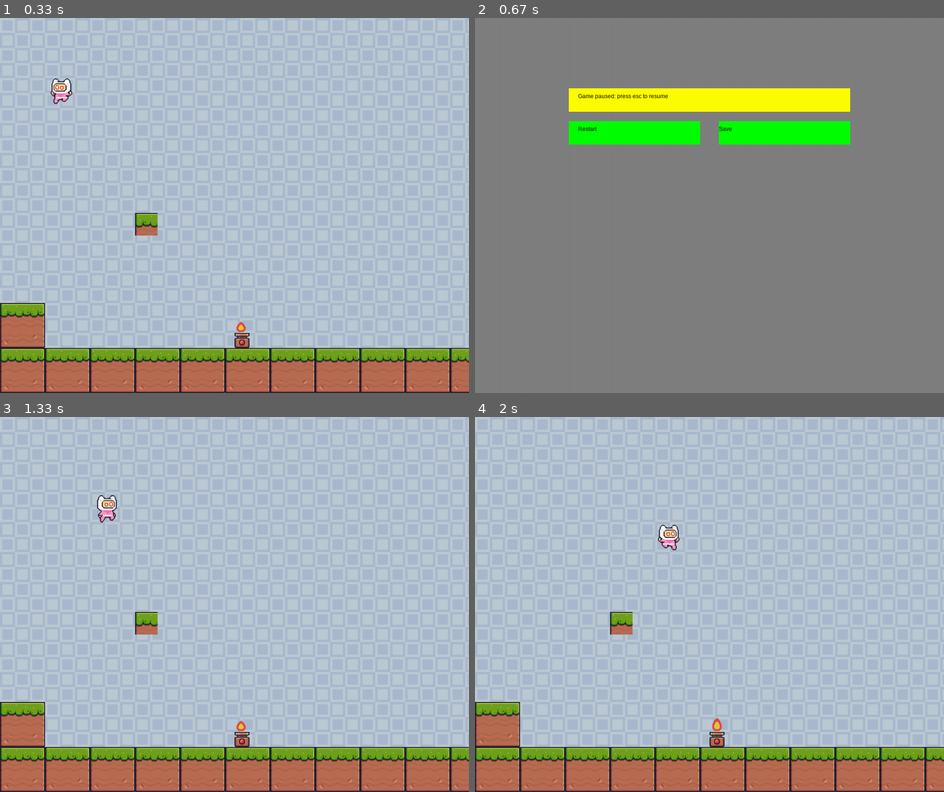
Above: before the commit, frames 1-4 (two rows, left to right).
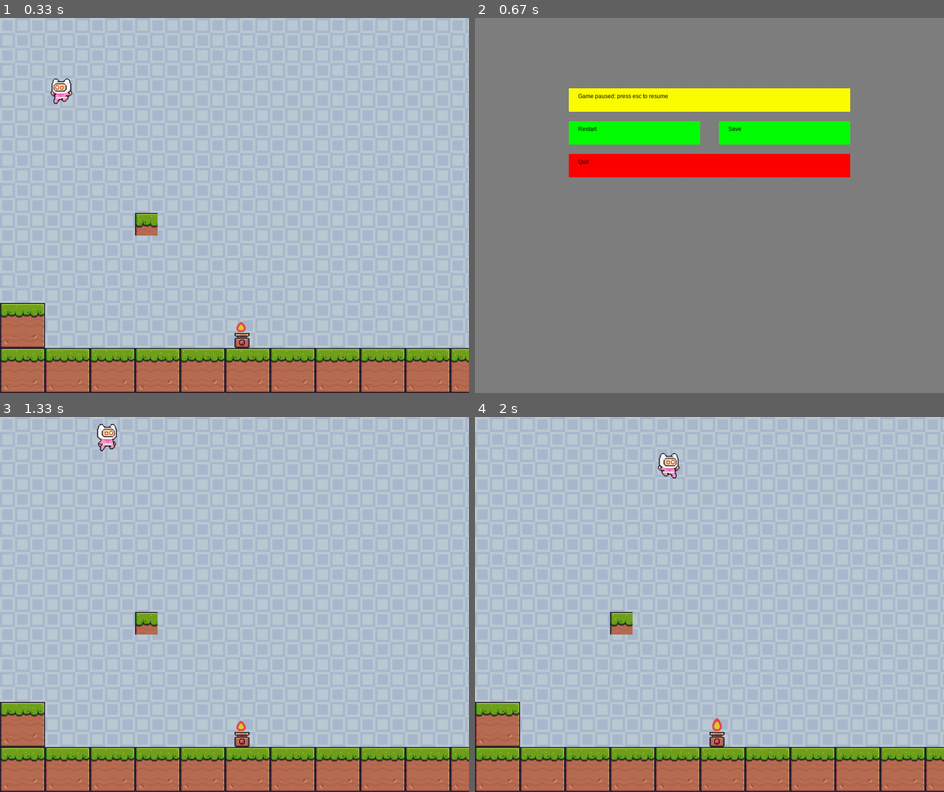
Above: after the commit, the same moments.

Repository: iiigee/Platform_game
Game: pygame game, started from Pygame_demo/Python-Platformer_main/tutorial.py
The game is run twice, just before and just after one commit, with the same random seed, the same clock (stepped at 60 frames per second) and the same inputs.
Inputs (mouse positions are in pixels of both pictures, inside the frame that each line leads up to):
- Up to frame 1 (0.33 s): no input
- Up to frame 2 (0.67 s): tap Esc at 0.33 s
- Up to frame 3 (1.33 s): click (159, 533) at 0.72 s; hold Right from 1 s (still down); tap Space at 1.07 s
- Up to frame 4 (2 s): tap Space at 1.37, 1.57, 1.87 s; release Right at 1.47 s; hold Right 1.5-1.97 s

Frame 1 is identical in both runs. In frame 2, 3.8% of the frame differs, in the area x 20-80%, y 28-43%; in frame 3, 0.5%; in frame 4, 0.5%.

Commit message:
Added quit button to pause menu
Added a button to quit the game in pause menu

Diff:
--- a/Pygame_demo/Python-Platformer_main/tutorial.py
+++ b/Pygame_demo/Python-Platformer_main/tutorial.py
@@ -19,7 +19,6 @@
 
 #Pause menu stuff
 pause_surface = pygame.Surface((WIDTH, HEIGHT), pygame.SRCALPHA)
-#pause = False
 
 def flip(sprites):
     return [pygame.transform.flip(sprite, True, False) for sprite in sprites]
@@ -210,6 +209,7 @@
         self.update()
 
 
+
 def get_background(name):
     image = pygame.image.load(join("assets", "Background", name))
     __, __, width, height = image.get_rect()
@@ -238,13 +238,14 @@
     pygame.draw.rect(pause_surface, ('yellow'), [200, 150, 600, 50])
     reset = pygame.draw.rect(pause_surface, ('green'), [200, 220, 280, 50])
     save = pygame.draw.rect(pause_surface, ('green'), [520, 220, 280, 50])
+    quit = pygame.draw.rect(pause_surface, ('red'), [200, 290, 600, 50])
     pause_surface.blit(FONT.render('Game paused: press esc to resume', True, 'black'), (220, 160))
     pause_surface.blit(FONT.render('Restart', True, 'black'), (220, 230))
-    pause_surface.blit(FONT.render('Save', True, 'black'), (520, 230))
+    pause_surface.blit(FONT.render('Save', True, 'black'), (540, 230))
+    pause_surface.blit(FONT.render('Quit', True, 'black'), (220, 300))
     window.blit(pause_surface, (0, 0))
     pygame.display.update()
-    return reset, save
-
+    return reset, save, quit
 
 
 def handle_vertical_collision(player, objects, dy):
@@ -294,6 +295,7 @@
             player.make_hit()
 
 
+
 def main(window):
     clock = pygame.time.Clock()
     background, bg_image = get_background("Blue.png")
@@ -330,8 +332,13 @@
 
             if event.type == pygame.MOUSEBUTTONDOWN and pause:
                 if restart.collidepoint(event.pos):
+                    player = Player(100,100,50,50)
+                    offset_x = 0
                     pause = False
-
+                elif saves.collidepoint(event.pos):
+                    pause = False
+                elif quit.collidepoint(event.pos):
+                    run = False
 
 
         if not pause:
@@ -339,7 +346,7 @@
             fire.loop()
             handle_move(player, objects)
         else:
-            restart, saves = draw_pause()
+            restart, saves, quit = draw_pause()
         if not pause:
             pygame.display.update()
             draw(window, background, bg_image, player, objects, offset_x)
